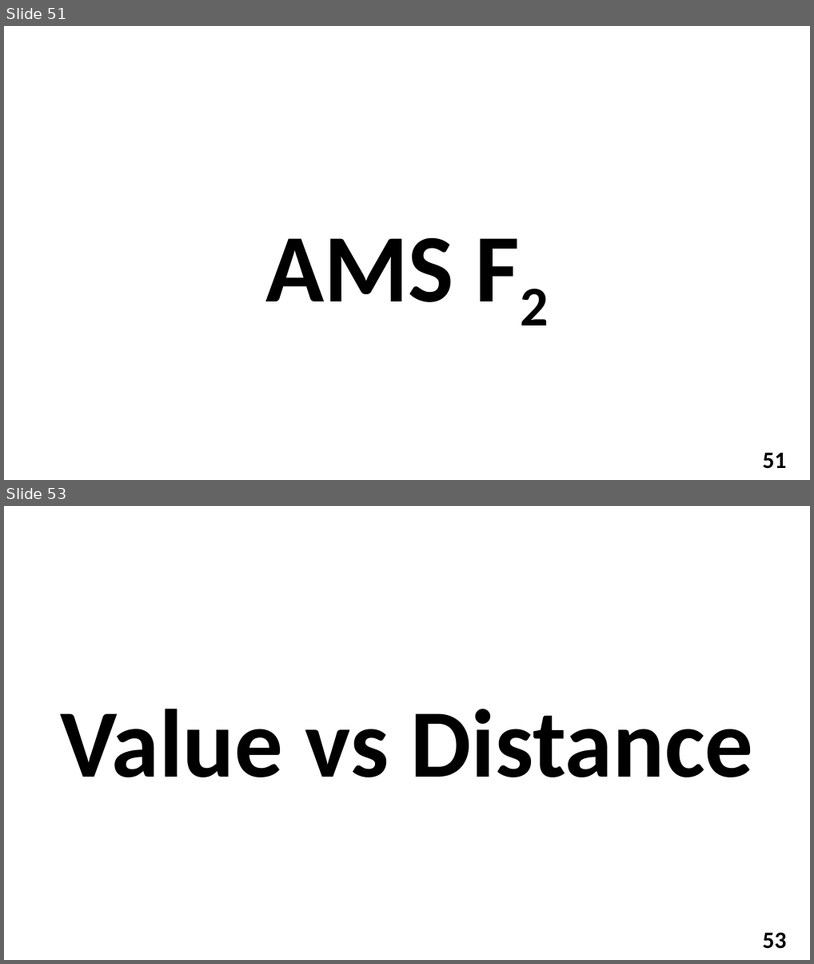
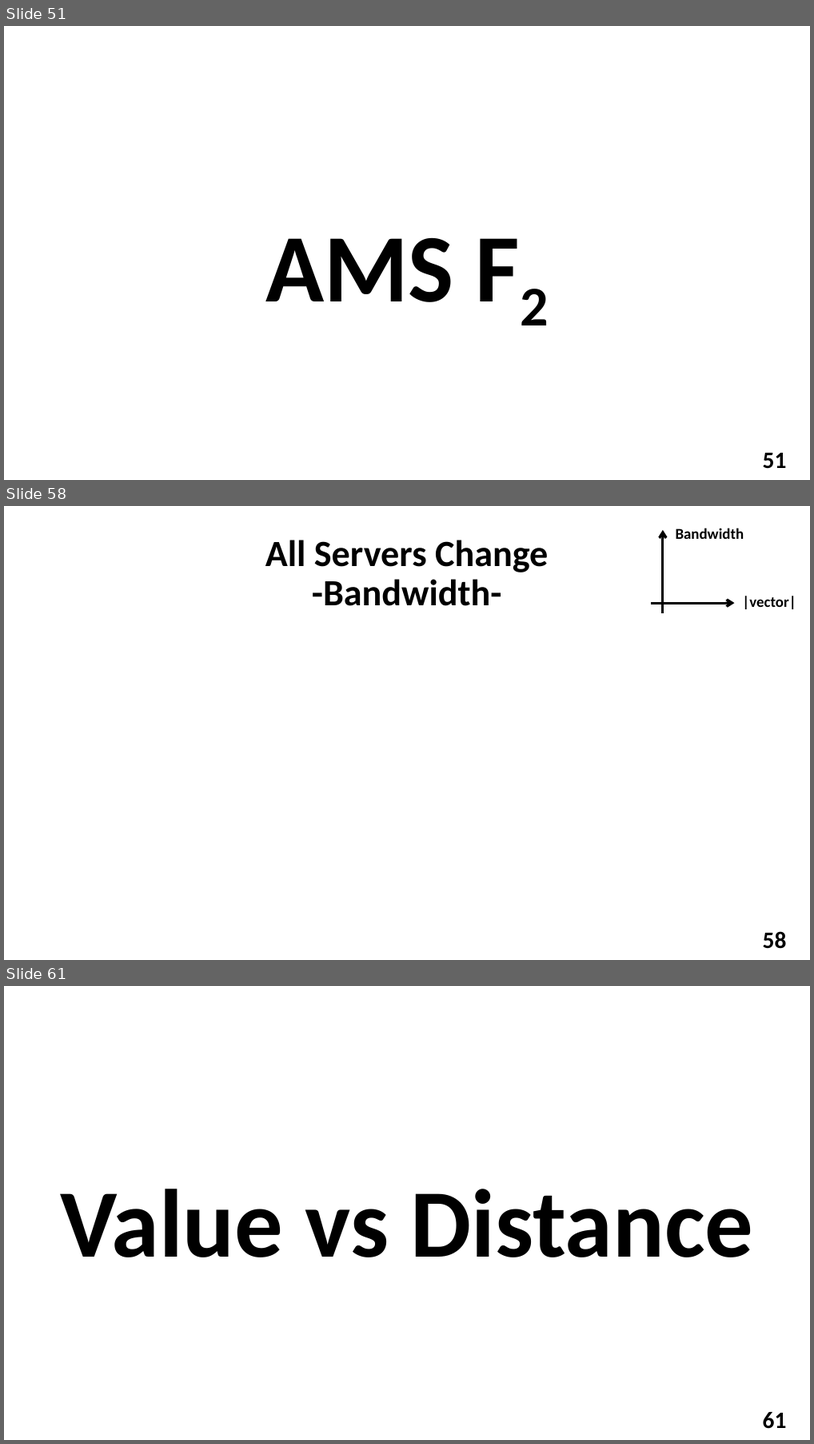
Before and after one commit to YuvalAlf/Distributed-Monitoring, a slide deck: What We Did So Far Dec 2018.pptx. Shown one above the other, each under a label of ours: slides 51 and 53 before the commit, slides 51, 58 and 61 after it; the slides between them are not shown. The pictures are 814x964 and 814x1444 pixels, drawn with LibreOffice and Linux fonts; fonts in the diff are those of the drawing; background and template pictures are left out. Boxes give left, top, right and bottom in pixels: in the first picture for what was removed or moved away, otherwise in the second. Text is boxed around its words. In the diff, an @@ line names an element or a change of style, - is before the commit and + after.

```diff
--- a/What We Did So Far Dec 2018.pptx
+++ b/What We Did So Far Dec 2018.pptx
@@ slide 58 added at box(4, 506, 810, 960), background picture (left out); not listed: 1 template element that a slide beside it also shows @@
@@ group added at box(652, 528, 796, 613): 2 arrows, 2 texts @@
+|vector|
+Bandwidth
@@ title added at box(266, 540, 548, 606), 44 pt, text #000000, bold @@
+All Servers Change
+-Bandwidth-
@@ what was slide 53 is now slide 61 @@
@@ page number at box(763, 1412, 787, 1428): text changed @@
-53
+61
```
Also in this commit, not shown: 6 slides changed, 8 other slides added, 1 slide removed, 26 other files.
